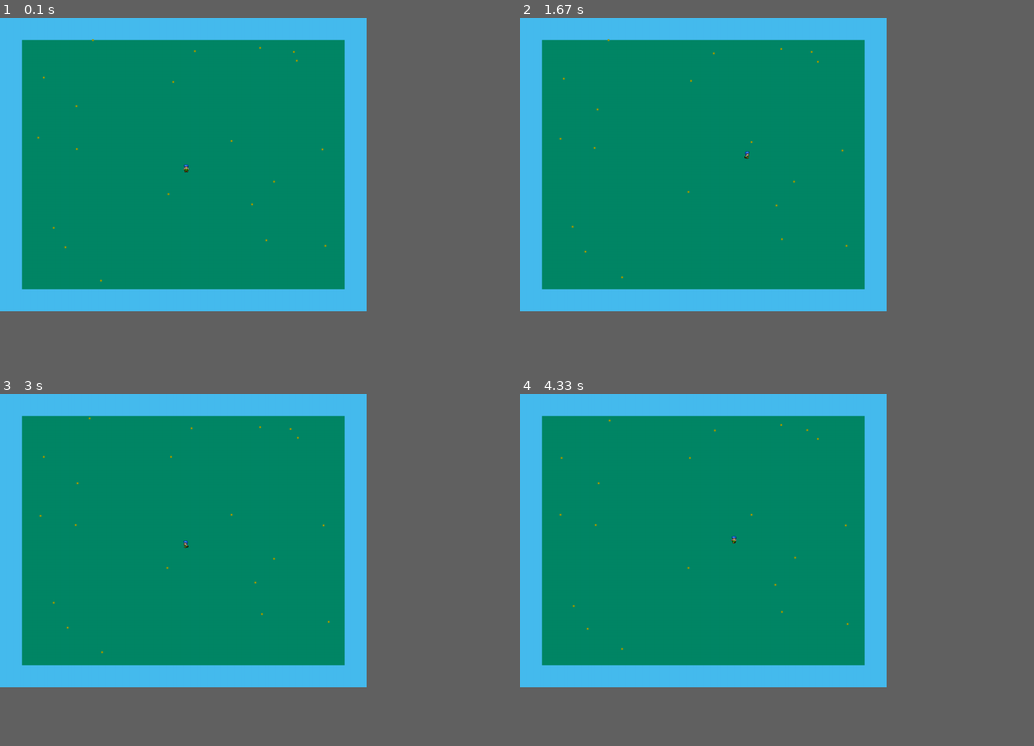
Above: before the commit, frames 1-4 (two rows, left to right).
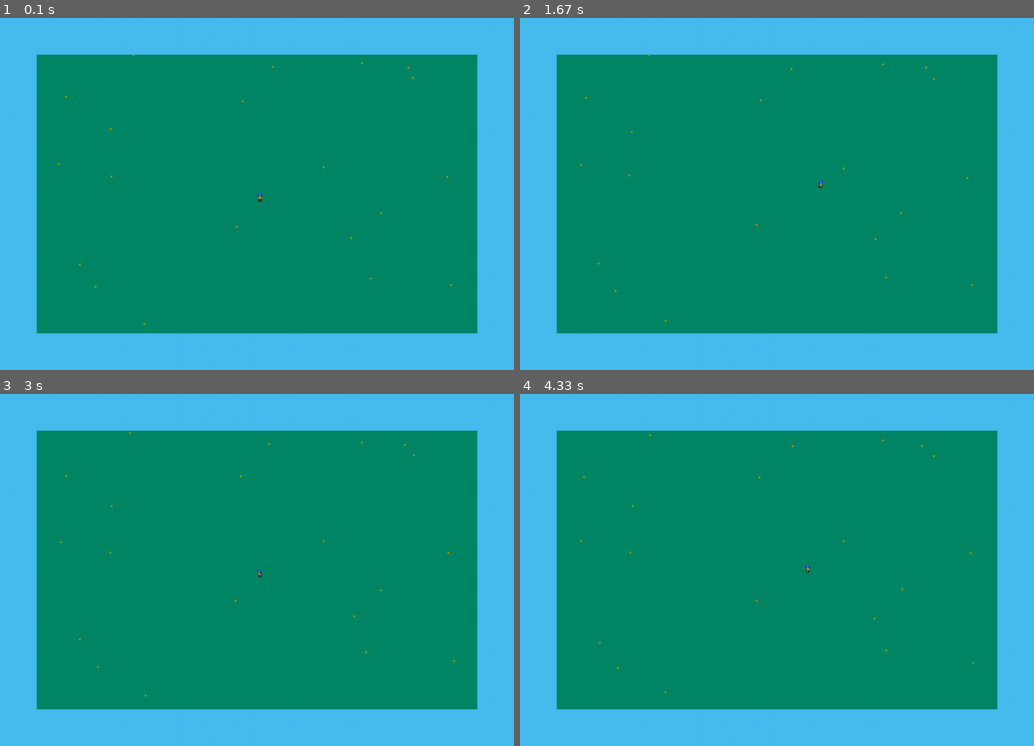
Above: after the commit, the same moments.

Repository: Kristiankaspersen/the-special-pygame
Game: pygame game, started from main.py
The game is run twice, just before and just after one commit, with the same random seed, the same clock (stepped at 60 frames per second) and the same inputs.
Inputs:
- Up to frame 1 (0.1 s): no input
- Up to frame 2 (1.67 s): hold D 0.33-0.8 s; hold W 0.83-1.13 s; hold D 1.17-1.63 s
- Up to frame 3 (3 s): hold A 1.67-2.2 s; hold S 2.23-2.53 s; hold A 2.57-2.97 s
- Up to frame 4 (4.33 s): hold W 3-3.37 s; hold D 3.4-4.03 s; hold S from 4.07 s (still down)
The window is 642x514 before the commit and 900x617 after it. Grey fills any space a smaller window leaves; there, only what the larger window draws over its background counts as a difference.

The runs differ from the first frame. In frame 1, 32% of the frame differs, in the area x 0-100%, y 0-100%; in frame 2, 32%; in frame 3, 32%; in frame 4, 32%.

Commit message:
Changed window size

Diff:
--- a/main.py
+++ b/main.py
@@ -10,14 +10,14 @@
 
 #Window and Game settings
 clock = pygame.time.Clock()
-width = 1000
-height = 800
+width = 1400
+height = 960
 screen = pygame.display.set_mode((width, height))
 pygame.display.set_caption("The Baboon Island")
 
 # Useful variables
 middle_spawn = [width/2,height/2]
-island_offset = 60      #Distance from edge of screen to island
+island_offset = 100      #Distance from edge of screen to island
 player_type = 1         #This determines the player model
 animation_speed = 5     #This regulates animation speed
 animation_counter = 0
